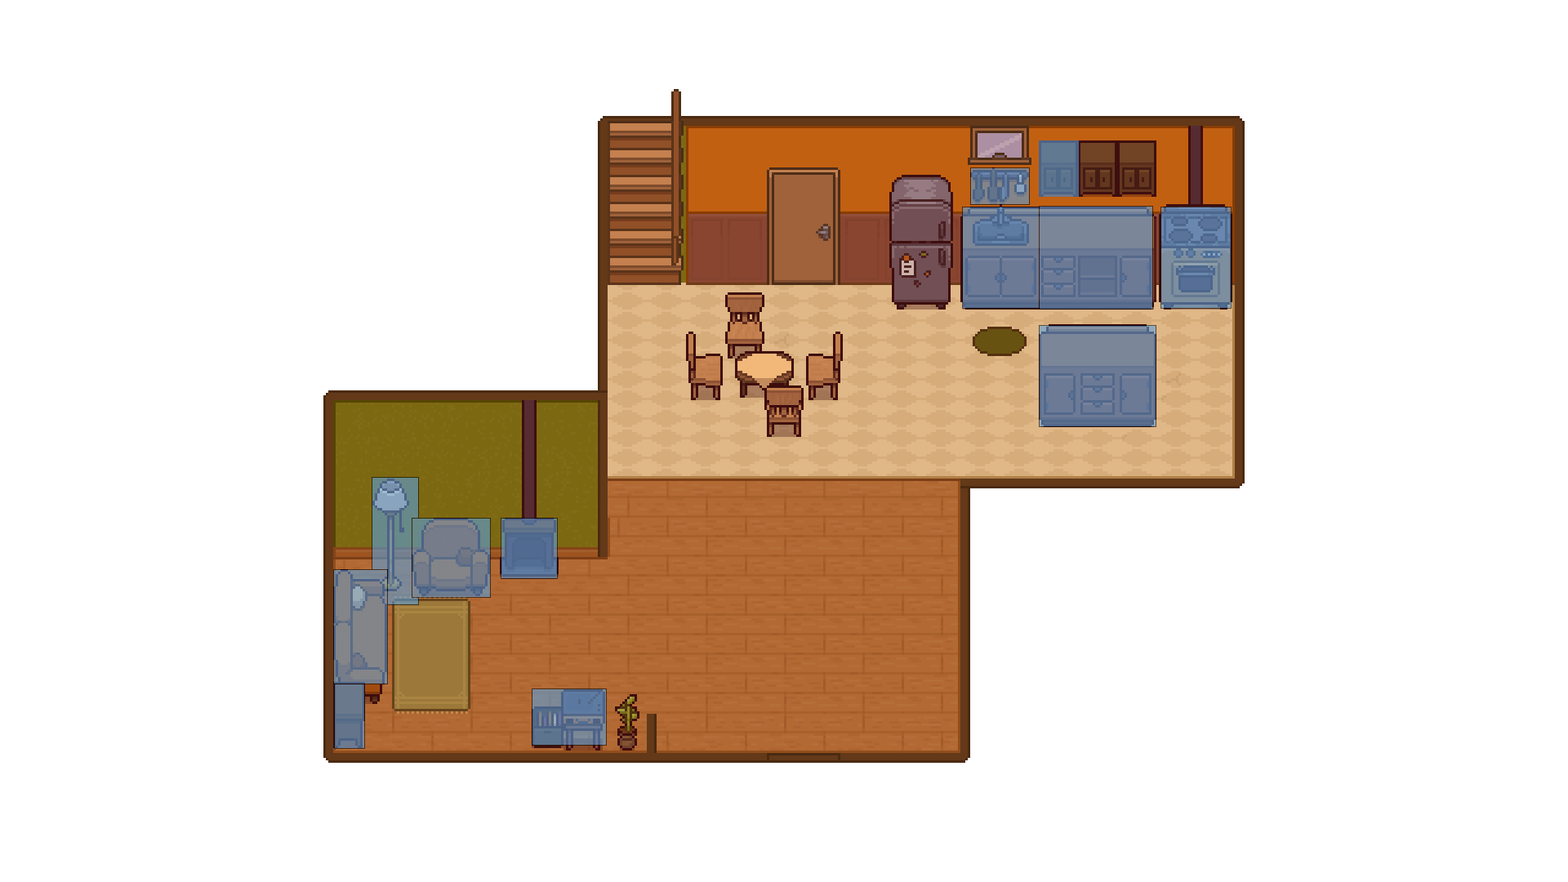
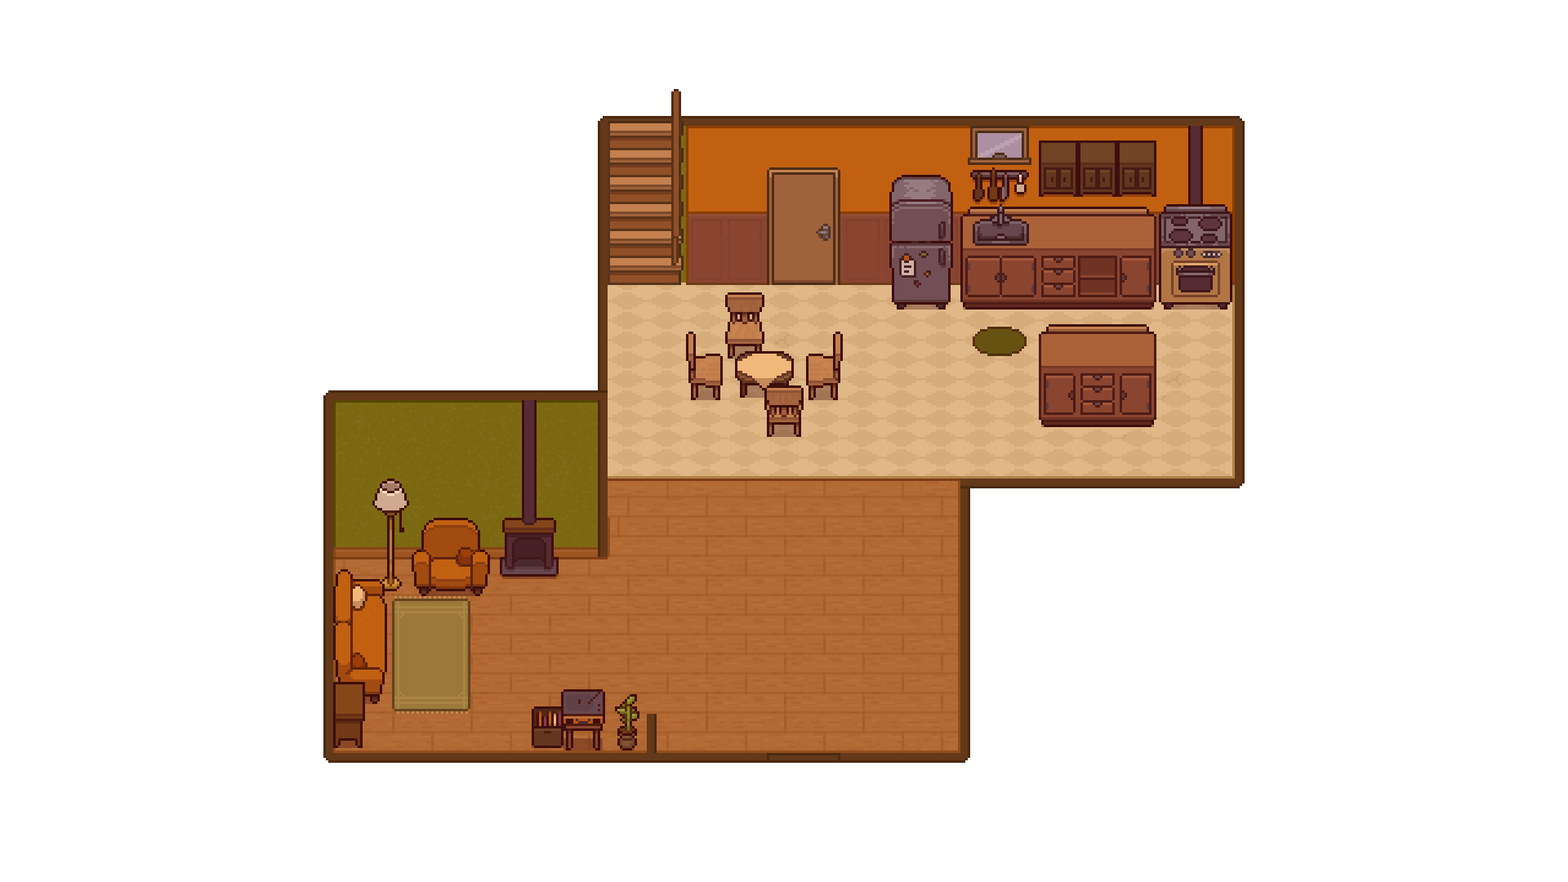
Layered file, before and after one edit (w=1568, h=882). Changes by layer:
hid group "Furniture" (13 layers) over [left=333, top=140, right=1232, bottom=749]